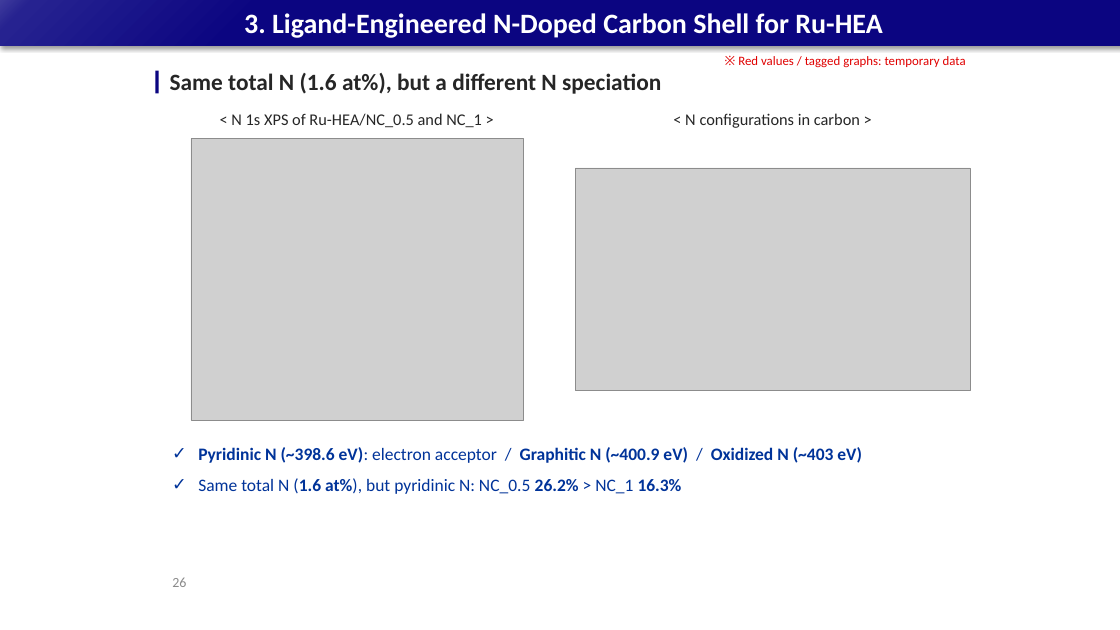
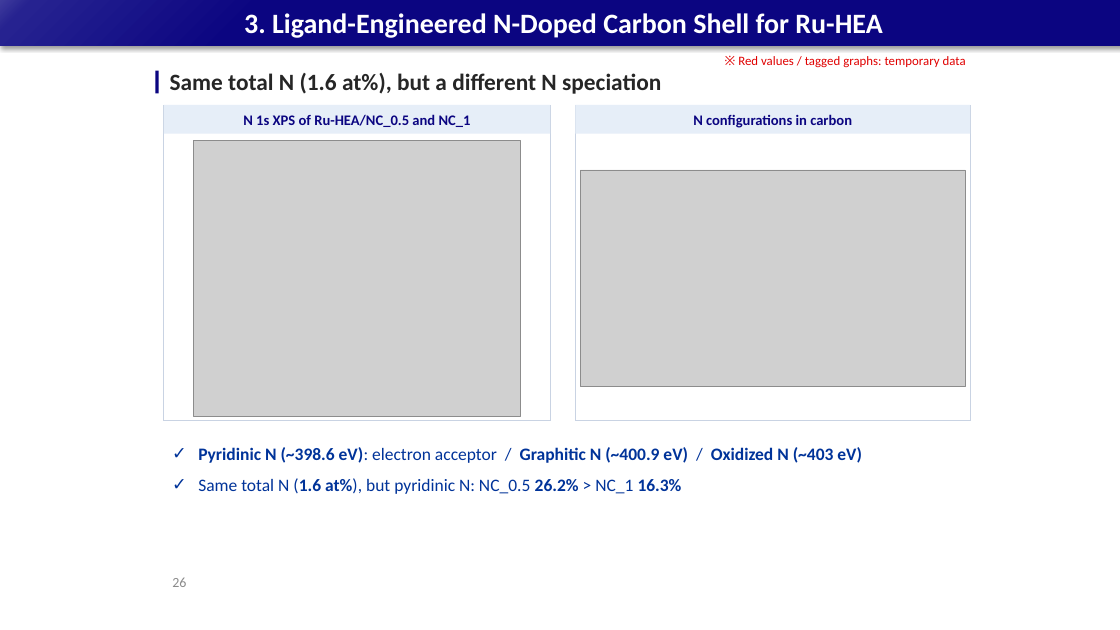
Before and after one commit to limsj0204/letter, a slide deck: slide 26 of 학위논문_디펜스_발표자료.pptx. Drawn at 1120x630 pixels with LibreOffice and Linux fonts; fonts in the diff are those of the drawing; grey boxes stand for pictures. Boxes give left, top, right and bottom in pixels: in the first picture for what was removed or moved away, otherwise in the second. Text is boxed around its words. In the diff, an @@ line names an element or a change of style, - is before the commit and + after.

```diff
--- a/학위논문_디펜스_발표자료.pptx
+++ b/학위논문_디펜스_발표자료.pptx
@@ rectangle "N 1s XPS of Ru-HEA/NC_0.5 ...": place and size @@
-rectangle "N 1s XPS of Ru-HEA/NC_0.5 ..." at (231,113,482,128)
+rectangle "N 1s XPS of Ru-HEA/NC_0.5 ..." at (164,105,550,134)
@@ rectangle "N 1s XPS of Ru-HEA/NC_0.5 ..." at (164,105,550,134): vertical alignment top to middle; fill none to #E6EEF8 @@
@@ rectangle added at (164,105,550,420), outline #C9D3E3 0.75 pt @@
@@ text in rectangle at (243,114,471,127): text changed; size 14 to 12.5 pt; text colour #262626 to #0B0581; bold on @@
-< N 1s XPS of Ru-HEA/NC_0.5 and NC_1 >
+N 1s XPS of Ru-HEA/NC_0.5 and NC_1
@@ rectangle "N configurations in carbon": place and size @@
-rectangle "N configurations in carbon" at (685,113,860,128)
+rectangle "N configurations in carbon" at (576,105,970,134)
@@ rectangle "N configurations in carbon" at (576,105,970,134): vertical alignment top to middle; fill none to #E6EEF8 @@
@@ rectangle added at (576,105,970,420), outline #C9D3E3 0.75 pt @@
@@ text in rectangle at (693,114,852,128): text changed; size 14 to 12.5 pt; text colour #262626 to #0B0581; bold on @@
-< N configurations in carbon >
+N configurations in carbon
@@ picture: place and size @@
-picture at (576,168,970,391)
+picture at (581,170,965,386)
```
Also in this commit, not shown: 31 other slides changed.
